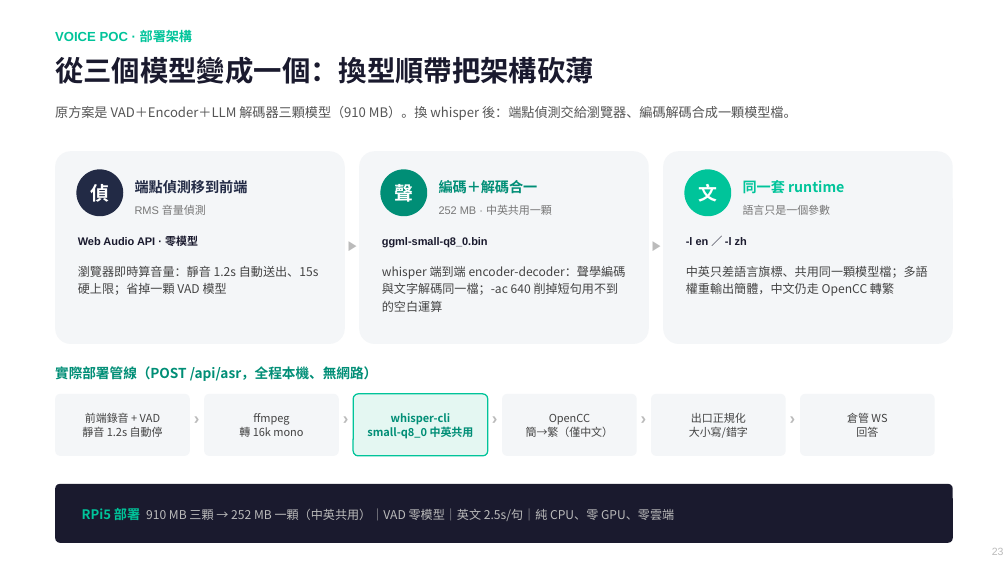
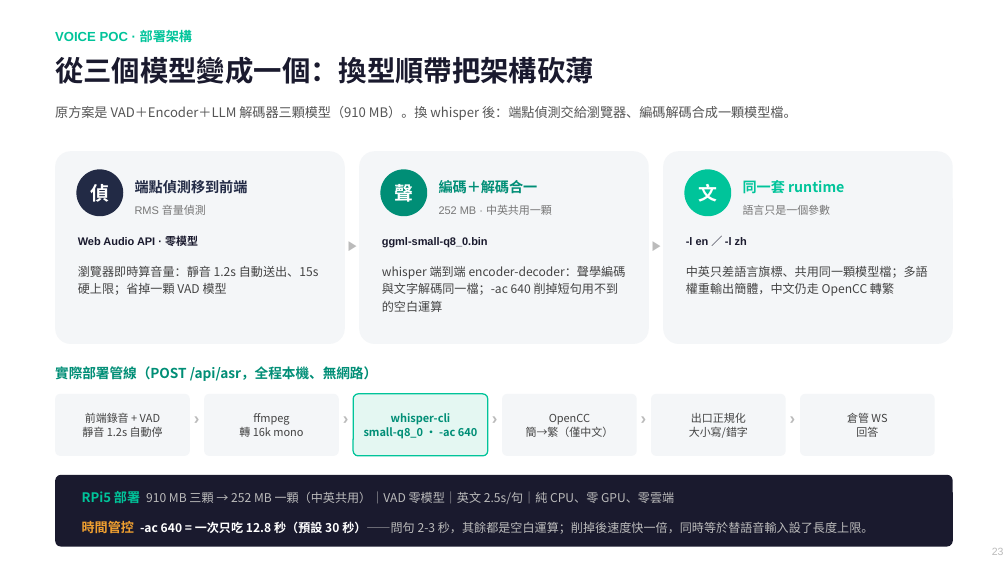
Before and after one commit to chunyen627-afk/warehouse-v2-agent, a slide deck: slide 23 of 倉管Agent_專案簡報.pptx. Drawn at 1008x567 pixels with LibreOffice and Linux fonts; fonts in the diff are those of the drawing. Boxes give left, top, right and bottom in pixels: in the first picture for what was removed or moved away, otherwise in the second. Text is boxed around its words. In the diff, an @@ line names an element or a change of style, - is before the commit and + after.

```diff
--- a/倉管Agent_專案簡報.pptx
+++ b/倉管Agent_專案簡報.pptx
@@ text at <box>364,427,477,439</box>: text changed @@
-small-q8_0 中英共用
+small-q8_0 · -ac 640
@@ rounded rectangle: place and size @@
-rounded rectangle at <box>55,484,953,543</box>
+rounded rectangle at <box>55,475,953,547</box>
@@ text "RPi5 部署 910 MB 三顆 ...": place and size @@
-text "RPi5 部署 910 MB 三顆 ..." at <box>82,506,674,524</box>
+text "RPi5 部署 910 MB 三顆 ..." at <box>82,488,674,506</box>
@@ text added at <box>82,518,874,536</box>, 11.5 pt, text #BBBBBB @@
+時間管控 -ac 640 = 一次只吃 12.8 秒（預設 30 秒）——問句 2-3 秒，其餘都是空白運算；削掉後速度快一倍，同時等於替語音輸入設了長度上限。
```
Also in this commit, not shown: 1 other file.
